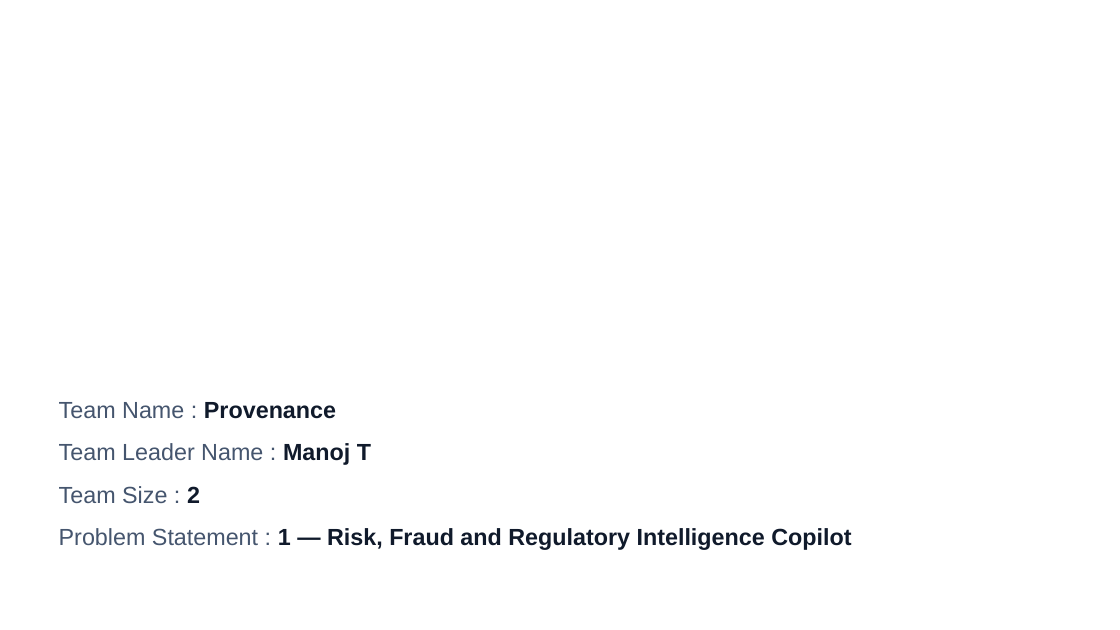
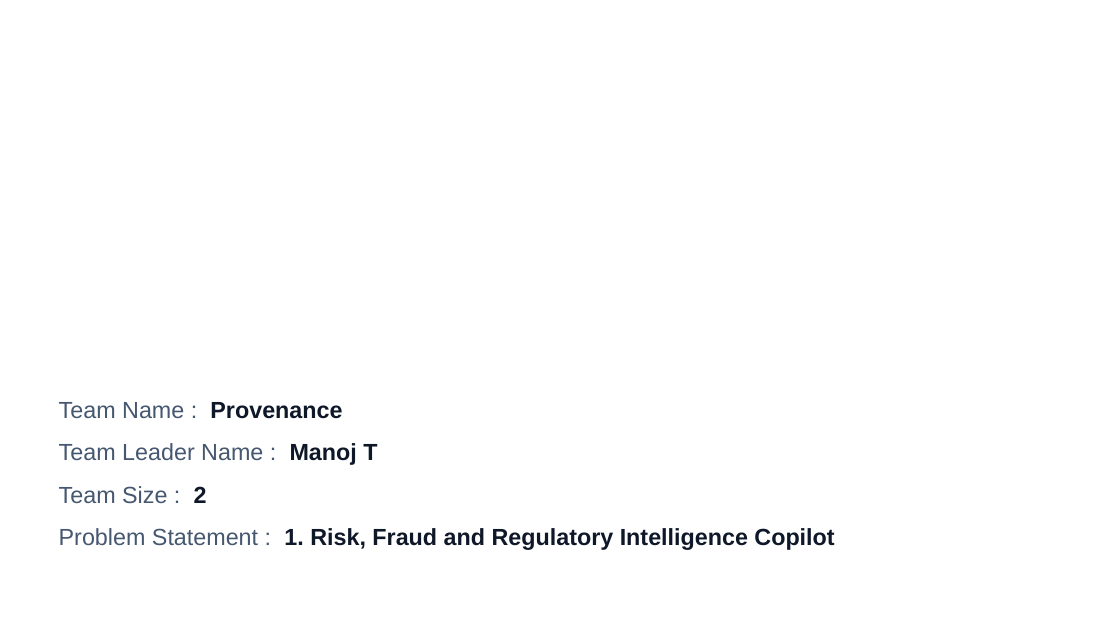
Before and after one commit to tjmanoj/papertrail, a slide deck: slide 1 of docs/submission/PaperTrail-Provenance-Prototype-Submission.pptx. Drawn at 1120x630 pixels with LibreOffice and Linux fonts; fonts in the diff are those of the drawing; background and template pictures are left out. Boxes give left, top, right and bottom in pixels: in the first picture for what was removed or moved away, otherwise in the second. Text is boxed around its words. In the diff, an @@ line names an element or a change of style, - is before the commit and + after.

Commit message:
Rebuild the deck and drop em dashes from authored files
The first deck overflowed its boxes. Every text block is now sized from a
measured line estimate before the box is drawn, so content cannot run past its
container, and each slide carries one idea instead of three. The architecture
slide is a drawn diagram with real connectors rather than stacked text panels.

Also removed the template's own scaffolding text, which was still printing
Additional Slide at the foot of the outcomes slide, and forced Arial across
every run since the template carries Manrope, which is not installed on stock
macOS and falls back badly.

Em dashes are gone from everything we wrote. They are deliberately left in
docs/coco/transcripts and docs/coco/prompts, because those are verbatim records
of what CoCo emitted and what was sent to it. Editing them to tidy a character
would falsify the evidence the submission rests on, which is a worse problem
than a dash, and a transcript is not something anyone expects a human to have
typed.

```diff
--- a/docs/submission/PaperTrail-Provenance-Prototype-Submission.pptx
+++ b/docs/submission/PaperTrail-Provenance-Prototype-Submission.pptx
@@ text "Team Name : Provenance" at bbox=[59, 402, 342, 419]: text colour #45556E to #465770 in "Team Name :"; text colour #101A2B to #0F1829 in "Provenance"; less space between paragraphs @@
@@ text "Team Leader Name : Manoj ..." at bbox=[59, 443, 377, 465]: text colour #45556E to #465770 in "Team Leader Name :"; text colour #101A2B to #0F1829 in "Manoj T"; less space between paragraphs @@
@@ text "Team Size : 2" at bbox=[59, 486, 207, 503]: text colour #45556E to #465770; text colour #101A2B to #0F1829 in "2"; less space between paragraphs @@
@@ text at bbox=[59, 528, 834, 550]: text changed; text colour #101A2B to #0F1829 @@
-Problem Statement : 1 — Risk, Fraud and Regulatory Intelligence Copilot
+Problem Statement : 1. Risk, Fraud and Regulatory Intelligence Copilot
```
Also in this commit, not shown: 4 other slides changed, 40 other files.
